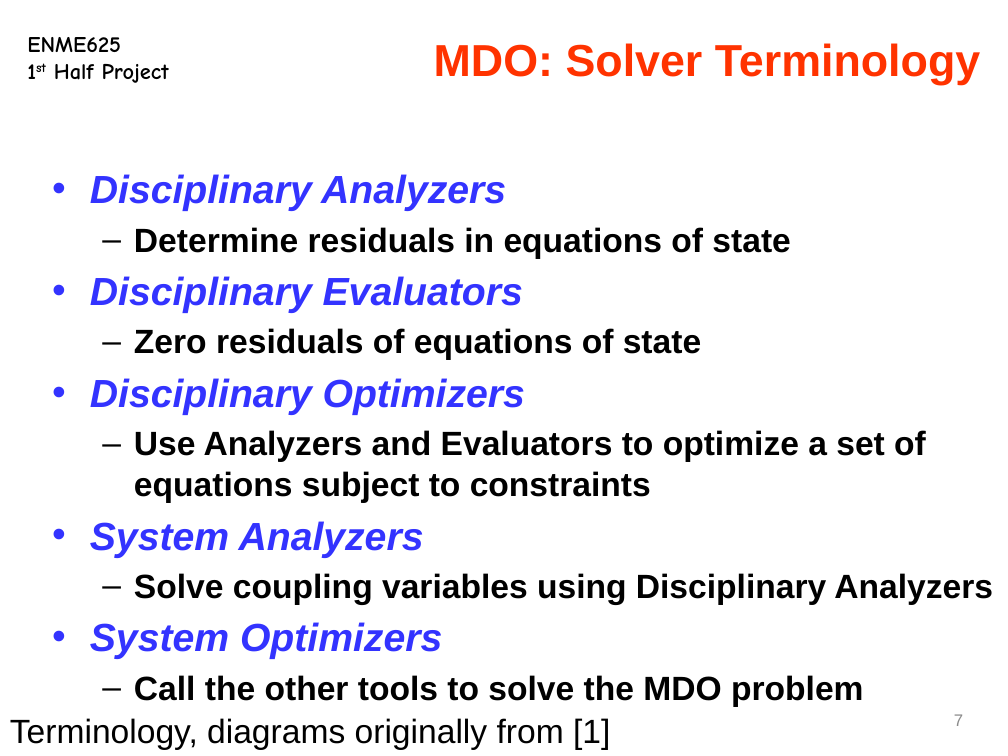
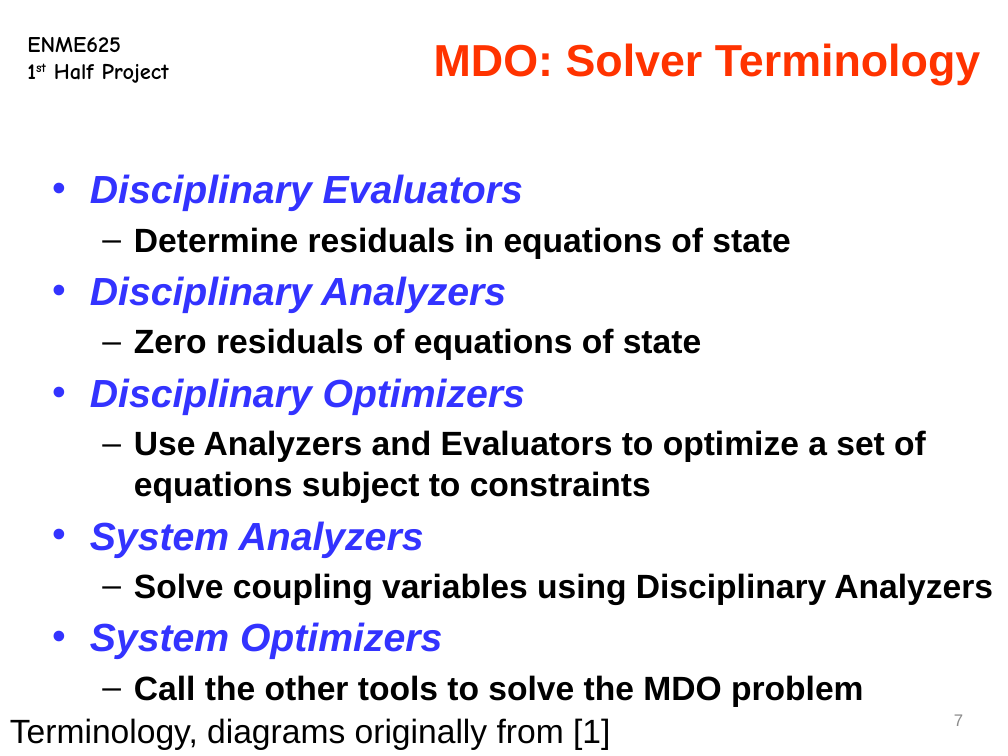
Before and after one commit to hqqen/eeby-deeby, a slide deck: slide 7 of class-work/optimization/project 1/slides.pptx. Drawn at 1008x756 pixels with LibreOffice and Linux fonts; fonts in the diff are those of the drawing. Boxes give left, top, right and bottom in pixels: in the first picture for what was removed or moved away, otherwise in the second. Text is boxed around its words. In the diff, an @@ line names an element or a change of style, - is before the commit and + after.

```diff
--- a/class-work/optimization/project 1/slides.pptx
+++ b/class-work/optimization/project 1/slides.pptx
@@ text at (x1=90, y1=174, x2=790, y2=259): paragraphs added @@
+• Disciplinary Evaluators
+  – Determine residuals in equations of state
@@ text at (x1=90, y1=227, x2=790, y2=313): paragraphs removed @@
-  – Determine residuals in equations of state
-• Disciplinary Evaluators
```
Also in this commit, not shown: 4 other slides changed, 5 slides added, 32 slides removed, 1 other file.
